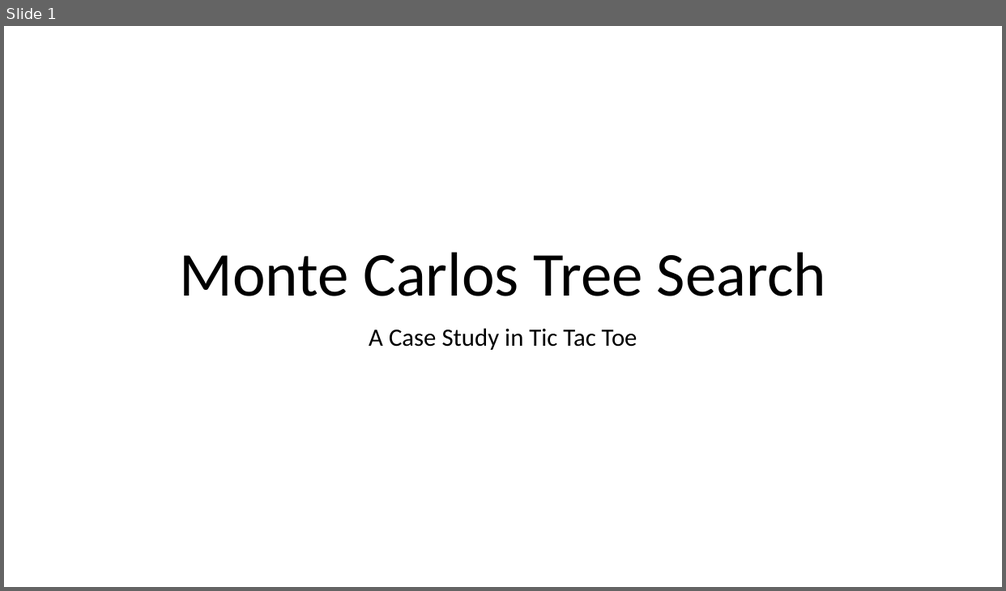
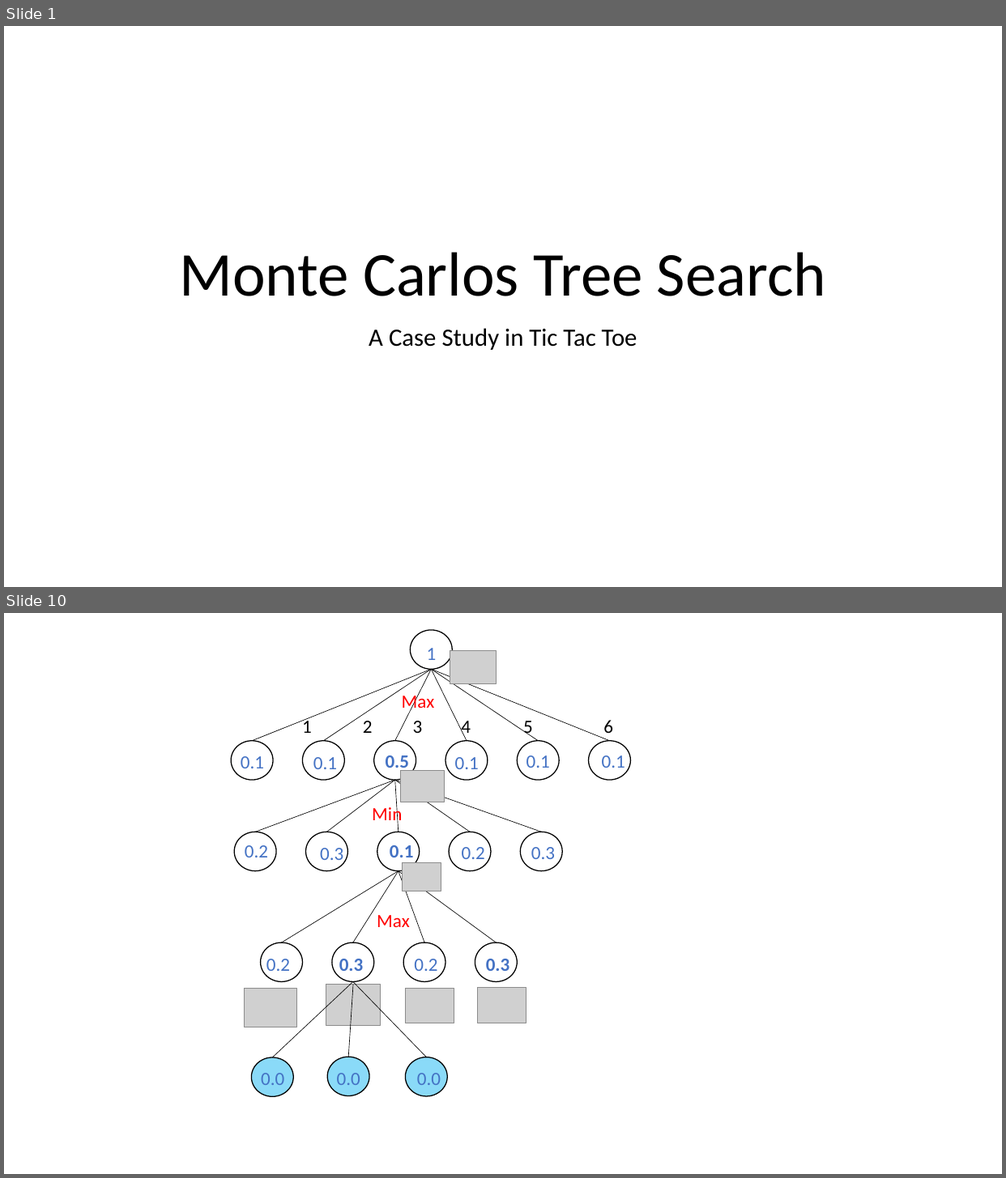
Before and after one commit to rojas70/MAEG-3080-project, a slide deck: ppt/MCTS.pptx. Shown one above the other, each under a label of ours: slide 1 before the commit, slides 1 and 10 after it; the slides between them are not shown. The pictures are 1006x591 and 1006x1178 pixels, drawn with LibreOffice and Linux fonts; fonts in the diff are those of the drawing; grey boxes stand for pictures. Boxes give left, top, right and bottom in pixels: in the first picture for what was removed or moved away, otherwise in the second. Text is boxed around its words. In the diff, an @@ line names an element or a change of style, - is before the commit and + after.

```diff
--- a/ppt/MCTS.pptx
+++ b/ppt/MCTS.pptx
@@ slide 10 added at box(4, 613, 1002, 1174), background #FFFFFF @@
@@ group added at box(231, 630, 631, 1028): 25 texts, 16 ellipses, 15 lines, 7 pictures @@
+1
+2
+3
+4
+5
+6
+1
+0.1
+0.1
+0.5
+0.1
+0.1
+0.1
+0.2
+0.3
+0.1
+0.2
+0.3
+0.2
+0.3
+0.2
+0.3
+Max
+Max
+Min
@@ line added from (273, 1058) to (353, 982), #000000 0.5 pt @@
@@ line added from (348, 1057) to (354, 984), #000000 0.5 pt @@
@@ line added from (426, 1058) to (353, 982), #000000 0.5 pt @@
@@ ellipse added at box(252, 1058, 294, 1097), fill #00B0F0 at 46% opacity, outline #000000 1 pt @@
@@ text added at box(261, 1073, 284, 1085), 18 pt, text #4472C4 @@
+0.0
@@ ellipse added at box(327, 1057, 369, 1096), fill #00B0F0 at 46% opacity, outline #000000 1 pt @@
@@ text added at box(337, 1073, 360, 1085), 18 pt, text #4472C4 @@
+0.0
@@ ellipse added at box(405, 1058, 447, 1097), fill #00B0F0 at 46% opacity, outline #000000 1 pt @@
@@ text added at box(417, 1073, 441, 1085), 18 pt, text #4472C4 @@
+0.0
```
Also in this commit, not shown: 2 slides changed, 10 other slides added, 7 other files.
